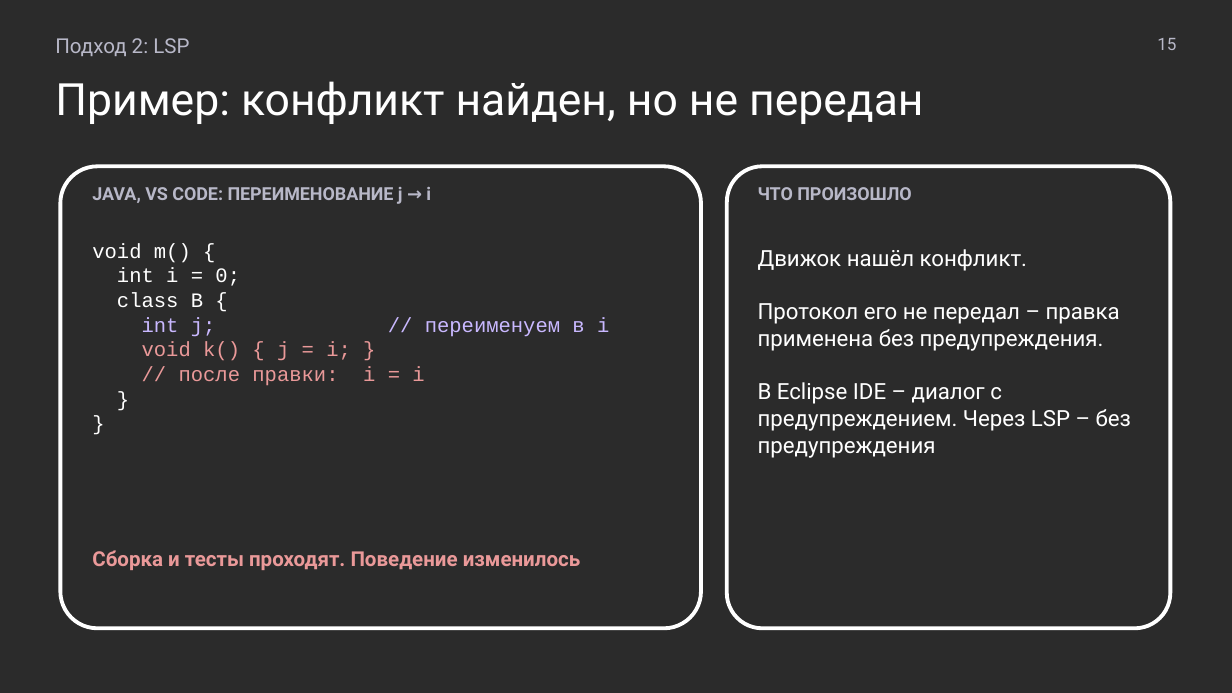
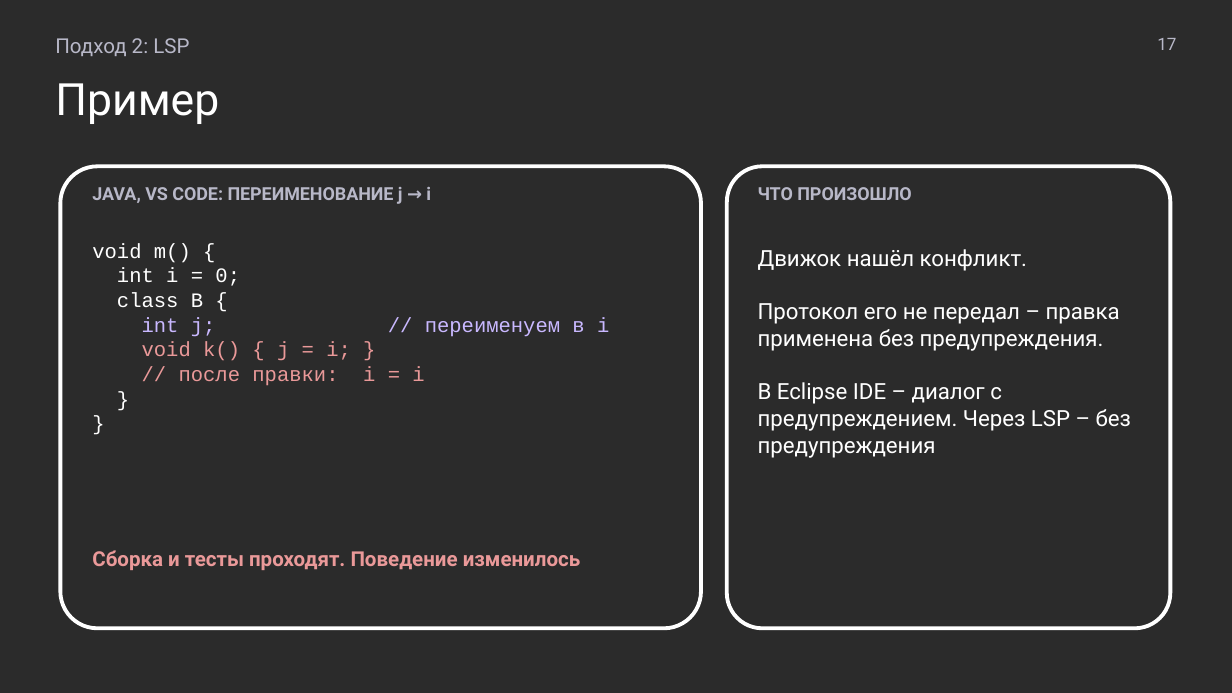
Before and after one commit to MchKosticyn/ide-refactoring-in-ai-agents, a slide deck: slide 17 of Доклад_ Рефакторинг в ИИ-агентах.pptx (slide 15 before the commit). Drawn at 1232x693 pixels with LibreOffice and Linux fonts; fonts in the diff are those of the drawing; background and template pictures are left out; a plain dark background stands for a picture behind light text. Boxes give left, top, right and bottom in pixels: in the first picture for what was removed or moved away, otherwise in the second. Text is boxed around its words. In the diff, an @@ line names an element or a change of style, - is before the commit and + after.

```diff
--- a/Доклад_ Рефакторинг в ИИ-агентах.pptx
+++ b/Доклад_ Рефакторинг в ИИ-агентах.pptx
@@ text at (1157, 38, 1176, 50): text changed @@
-15
+17
@@ text at (55, 83, 219, 124): text changed @@
-Пример: конфликт найден, но не передан
+Пример
```
Also in this commit, not shown: 21 other slides changed, 5 slides added, 2 other files.
